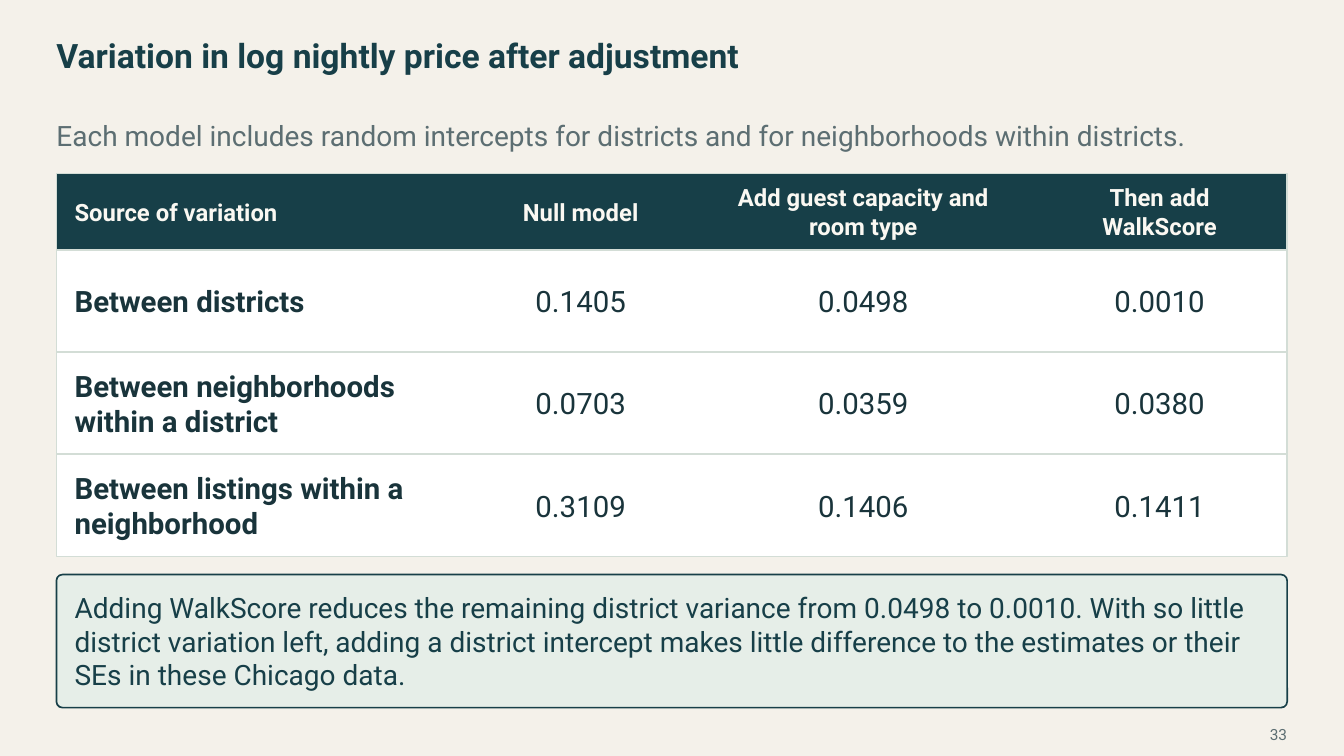
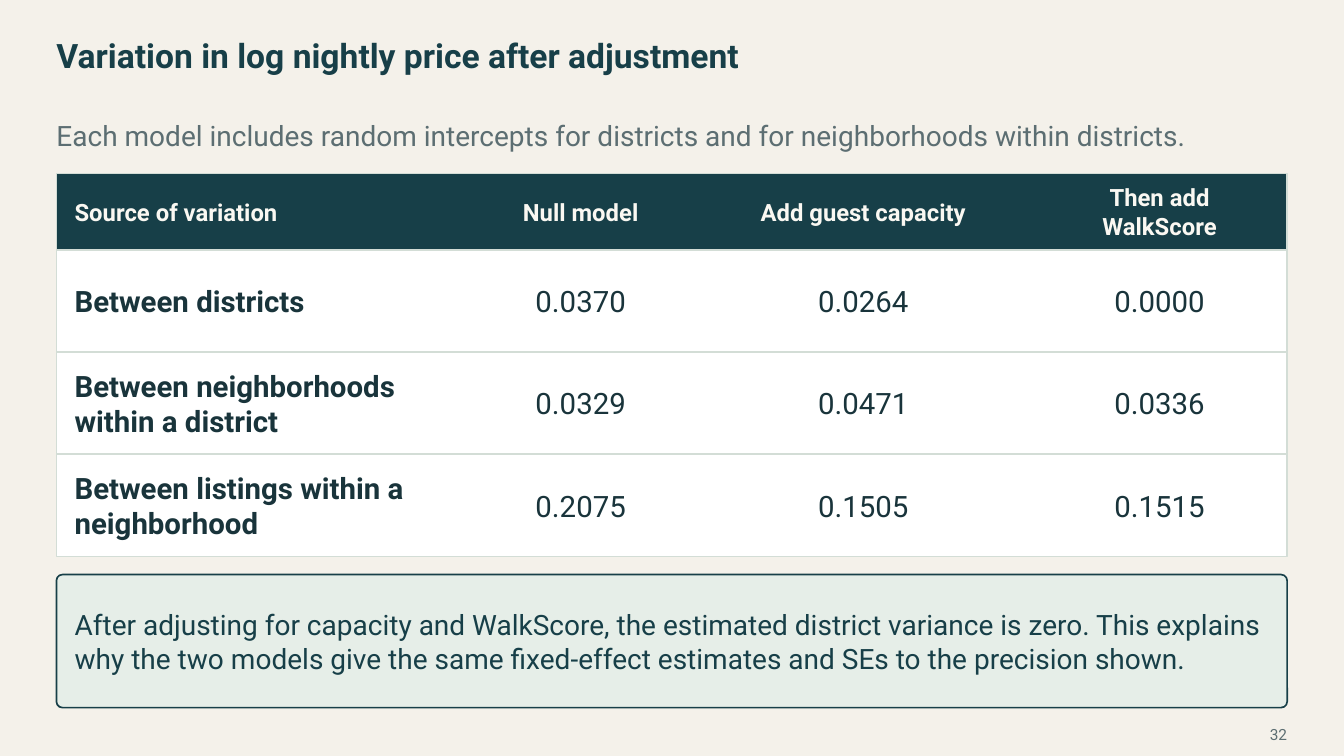
Before and after one commit to Postmus/BeyondMLR, a slide deck: slide 32 of lectures_2627/week3/Beyond_MLR_Week_3.pptx (slide 33 before the commit). Drawn at 1344x756 pixels with LibreOffice and Linux fonts; fonts in the diff are those of the drawing. Boxes give left, top, right and bottom in pixels: in the first picture for what was removed or moved away, otherwise in the second. Text is boxed around its words. In the diff, an @@ line names an element or a change of style, - is before the commit and + after.

Commit message:
Focus Week 3 Airbnb labs and lecture on entire homes
Center capacity at four guests and compare four- and five-guest homes at WalkScores 85 and 91. Update the nested-model results and show neighborhood WalkScores by district.

```diff
--- a/lectures_2627/week3/Beyond_MLR_Week_3.pptx
+++ b/lectures_2627/week3/Beyond_MLR_Week_3.pptx
@@ text at (761,203,965,226): text changed @@
-Add guest capacity and room type
+Add guest capacity
@@ text at (535,290,625,313): text changed @@
-0.1405
+0.0370
@@ text at (818,290,908,313): text changed @@
-0.0498
+0.0264
@@ text at (1114,290,1204,313): text changed @@
-0.0010
+0.0000
@@ text at (535,392,625,415): text changed @@
-0.0703
+0.0329
@@ text at (818,392,908,415): text changed @@
-0.0359
+0.0471
@@ text at (1114,392,1204,415): text changed @@
-0.0380
+0.0336
@@ text at (535,495,625,518): text changed @@
-0.3109
+0.2075
@@ text at (818,495,908,518): text changed @@
-0.1406
+0.1505
@@ text at (1114,495,1204,518): text changed @@
-0.1411
+0.1515
@@ text at (75,613,1259,675): text changed @@
-Adding WalkScore reduces the remaining district variance from 0.0498 to 0.0010. With so little district variation left, adding a district intercept makes little difference to the estimates or their SEs in these Chicago data.
+After adjusting for capacity and WalkScore, the estimated district variance is zero. This explains why the two models give the same fixed-effect estimates and SEs to the precision shown.
@@ page number at (1270,729,1287,740): text changed @@
-33
+32
```
Also in this commit, not shown: 5 other slides changed, 2 slides added, 2 slides removed, 12 other files.
